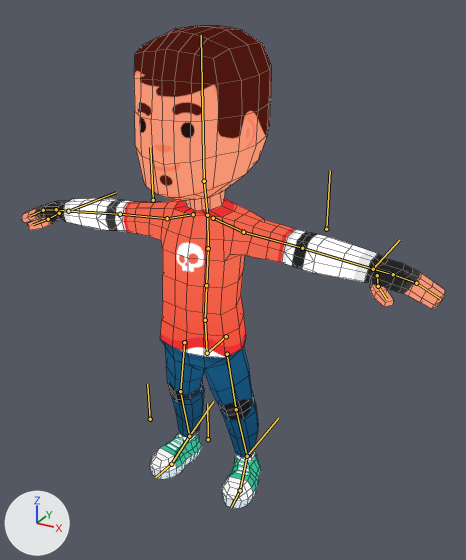
One commit to the Blender file GMTK2025/Content/Assets/BlenderASSets/Character/char.blend: the scene before it, then after it.
One viewpoint serves both versions: a 50 mm camera at (2.43, -3.99, 3.67) aimed at (0.14, 0.18, 1.58). The lights are fixed; the arrows at lower left show +X, +Y and +Z. The bones that bend it are drawn over the model as lines. Mesh edges are drawn as thin lines.

Objects in the first picture: 'characterMedium'.
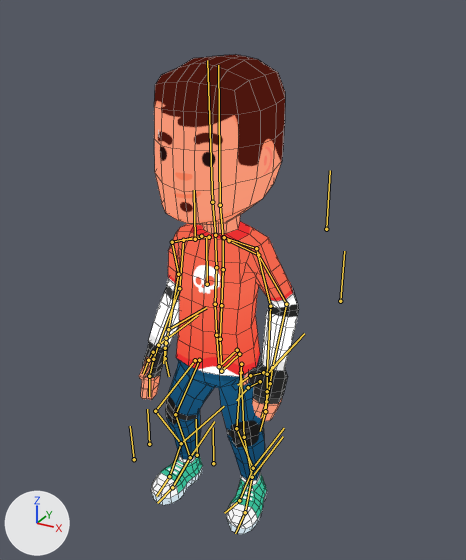
The newer file adds an action. The first version stands in its rest pose; the second is drawn at frame 20 of the action 'NEWANIMATION'.

Location of each change, [x1, y1, x2, y2] in pixels of the pictures (466 x 560 px):
'characterMedium', posed (62% narrower): before [21, 26, 445, 508]; after [139, 55, 299, 534]
bone 'IK.FootCtrl.L', root to tip: before (247, 456) to (278, 418); after (252, 477) to (283, 436)
bone 'HipsCtrl', root to tip: before (226, 336) to (207, 353); after (239, 354) to (221, 371)
bone 'Foot.L', root to tip: before (247, 456) to (240, 490); after (252, 477) to (245, 512)
bone 'Foot.R', root to tip: before (189, 436) to (171, 464); after (190, 457) to (172, 487)
bone 'IK.FootCtrl.R', root to tip: before (189, 436) to (213, 401); after (190, 457) to (214, 421)
bone 'IK.Arm.L', root to tip: before (373, 269) to (399, 240); after (272, 367) to (304, 333)
bone 'IK.Arm.R', root to tip: before (68, 211) to (116, 192); after (158, 345) to (198, 315)
bone 'PoleArm.R', root to tip: before (153, 200) to (150, 147); after (207, 284) to (206, 237)

The change in detail:
Bone 'IK.FootCtrl.L' (bone_ik_footctrl_l) moves from (0.0, 0.0, 0.0) to (-0.13, -0.086, -0.096).
Bone 'HipsCtrl' (bone_hipsctrl) moves from (0.0, 0.0, 0.0) to (0.085, -0.09, 0.194).
Bone 'Foot.L' (bone_foot_l) turns from (0, 0, 0) to (5, 4, 1) degrees about its own x, y and z.
Bone 'Foot.R' (bone_foot_r) turns from (0, 0, 0) to (2, -6, 2) degrees about its own x, y and z.
Bone 'IK.FootCtrl.R' (bone_ik_footctrl_r) moves from (0.0, 0.0, 0.0) to (0.145, -0.125, 0.054).
Bone 'IK.Arm.L' (bone_ik_arm_l) moves from (0.0, 0.0, 0.0) to (1.105, 0.089, -0.641).
Bone 'IK.Arm.R' (bone_ik_arm_r) moves from (0.0, 0.0, 0.0) to (-1.141, -0.015, -0.756).
Bone 'PoleArm.R' (bone_polearm_r) moves from (0.0, 0.0, 0.0) to (-0.249, -0.8, -0.388).
